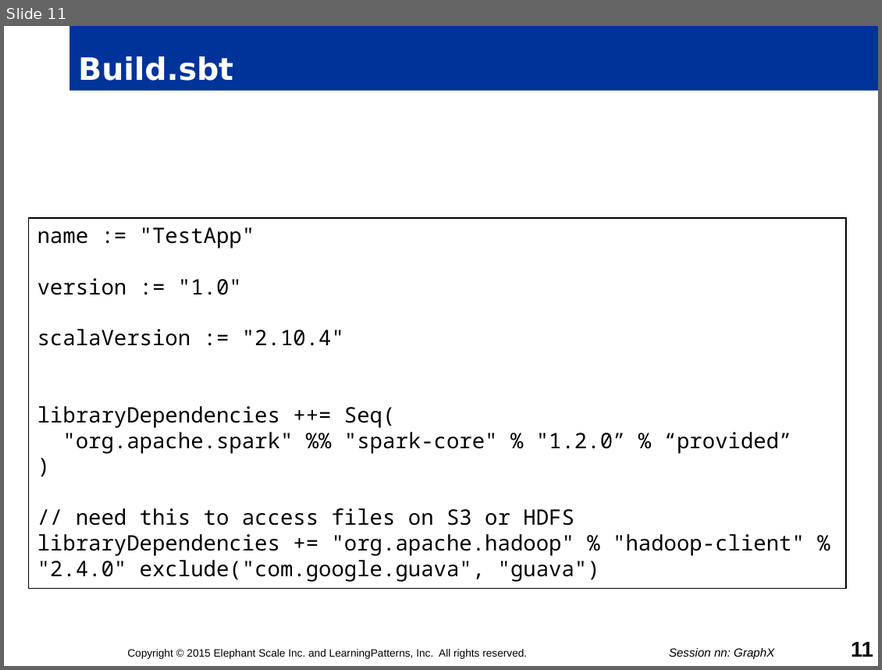
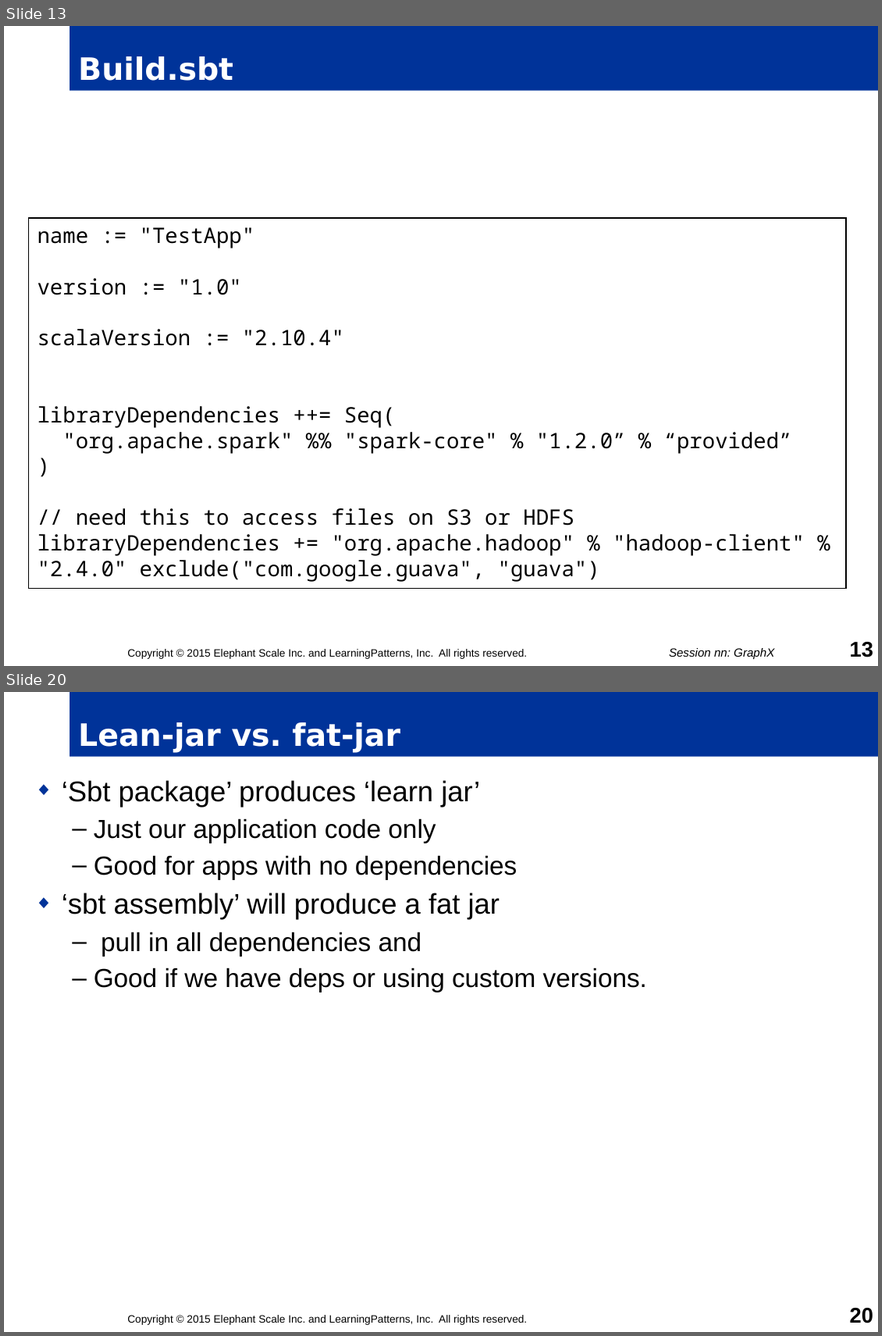
Before and after one commit to mattvinks/spark-labs, a slide deck: slides/05-Spark_API.pptm. Shown one above the other, each under a label of ours: slide 11 before the commit, slides 13 and 20 after it; the slides between them are not shown. The pictures are 882x670 and 882x1336 pixels, drawn with LibreOffice and Linux fonts; fonts in the diff are those of the drawing; background and template pictures are left out. Boxes give left, top, right and bottom in pixels: in the first picture for what was removed or moved away, otherwise in the second. Text is boxed around its words. In the diff, an @@ line names an element or a change of style, - is before the commit and + after.

```diff
--- a/slides/05-Spark_API.pptm
+++ b/slides/05-Spark_API.pptm
@@ slide 20 added at (x1=4, y1=692, x2=878, y2=1332), background #FFFFFF @@
@@ title added at (x1=70, y1=692, x2=878, y2=757), fill #003399, 26 pt, text #FFFFFF, bold @@
+Lean-jar vs. fat-jar
@@ text added at (x1=62, y1=780, x2=647, y2=992), 22 pt, text #000000 @@
+◆ ‘Sbt package’ produces ‘learn jar’
+  – Just our application code only
+  – Good for apps with no dependencies
+◆ ‘sbt assembly’ will produce a fat jar
+  – pull in all dependencies and
+  – Good if we have deps or using custom versions.
@@ text added at (x1=127, y1=1314, x2=527, y2=1325), 9 pt, text #000000 @@
+Copyright © 2015 Elephant Scale Inc. and LearningPatterns, Inc. All rights reserved.
@@ page number added at (x1=850, y1=1307, x2=873, y2=1323), 18 pt, text #000000, bold @@
+20
@@ what was slide 11 is now slide 13 @@
@@ page number at (x1=850, y1=641, x2=873, y2=657): text changed @@
-11
+13
```
Also in this commit, not shown: 5 slides changed, 17 other slides added, 1 other file.
